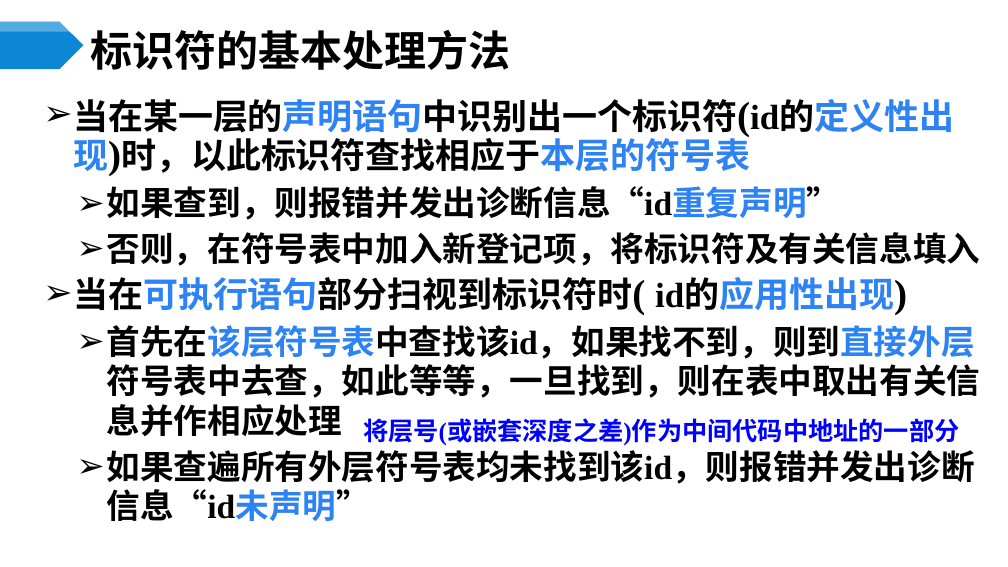
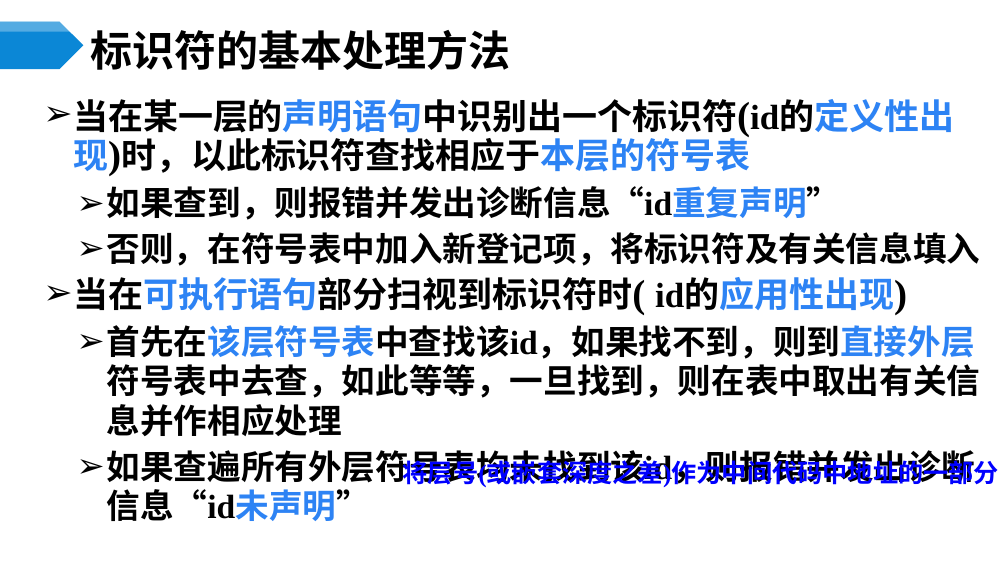
Before and after one commit to ponder-j/HIT-Compilers-Notes, a slide deck: slide 107 of ppts/第7章 运行存储分配.pptx. Drawn at 1008x567 pixels with LibreOffice and Linux fonts; fonts in the diff are those of the drawing. Boxes give left, top, right and bottom in pixels: in the first picture for what was removed or moved away, otherwise in the second. Text is boxed around its words. In the diff, an @@ line names an element or a change of style, - is before the commit and + after.

```diff
--- a/ppts/第7章 运行存储分配.pptx
+++ b/ppts/第7章 运行存储分配.pptx
@@ text "将层号(或嵌套深度之差)作为中间代码中地址的一部分" rewrapped from [363,418,959,445] to [403,456,999,488] @@
```
Also in this commit, not shown: 2 other slides changed.
